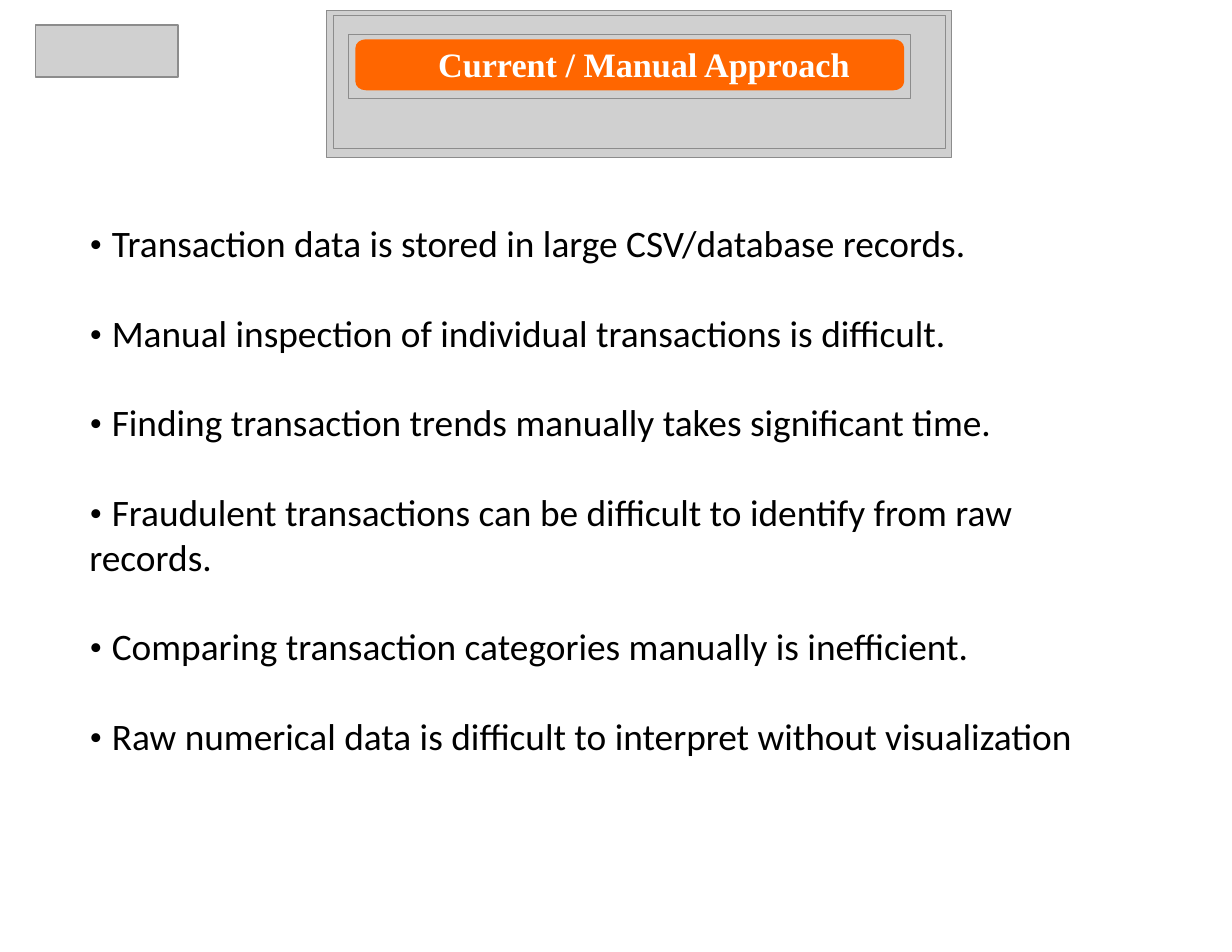
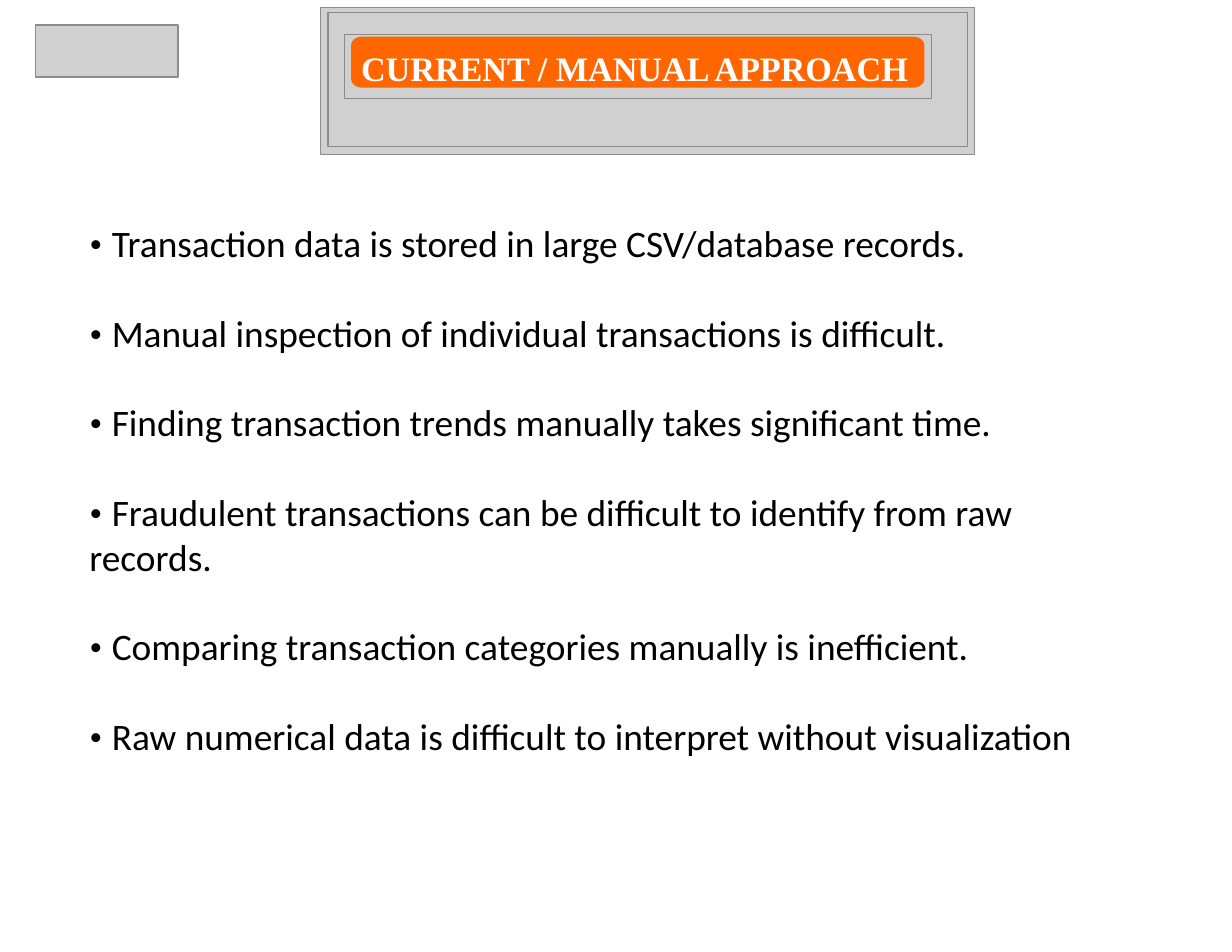
Before and after one commit to ManojReddyTetala/UPI-Transaction-Analysis, a slide deck: slide 5 of PPTs/REVIEW - 2.pptx. Drawn at 1232x952 pixels with LibreOffice and Linux fonts; fonts in the diff are those of the drawing; grey boxes stand for pictures. Boxes give left, top, right and bottom in pixels: in the first picture for what was removed or moved away, otherwise in the second. Text is boxed around its words. In the diff, an @@ line names an element or a change of style, - is before the commit and + after.

```diff
--- a/PPTs/REVIEW - 2.pptx
+++ b/PPTs/REVIEW - 2.pptx
@@ picture: place and size @@
-picture at [327, 10, 952, 157]
+picture at [321, 8, 974, 155]
@@ picture: place and size @@
-picture at [334, 16, 946, 149]
+picture at [328, 12, 968, 146]
@@ picture: place and size @@
-picture at [348, 35, 909, 99]
+picture at [344, 35, 931, 99]
@@ freeform shape: place and size @@
-freeform shape at [355, 39, 904, 91]
+freeform shape at [351, 37, 924, 88]
@@ text at [361, 58, 908, 88]: text changed @@
-Current / Manual Approach
+CURRENT / MANUAL APPROACH
```
Also in this commit, not shown: 10 other slides changed, 3 other files.
